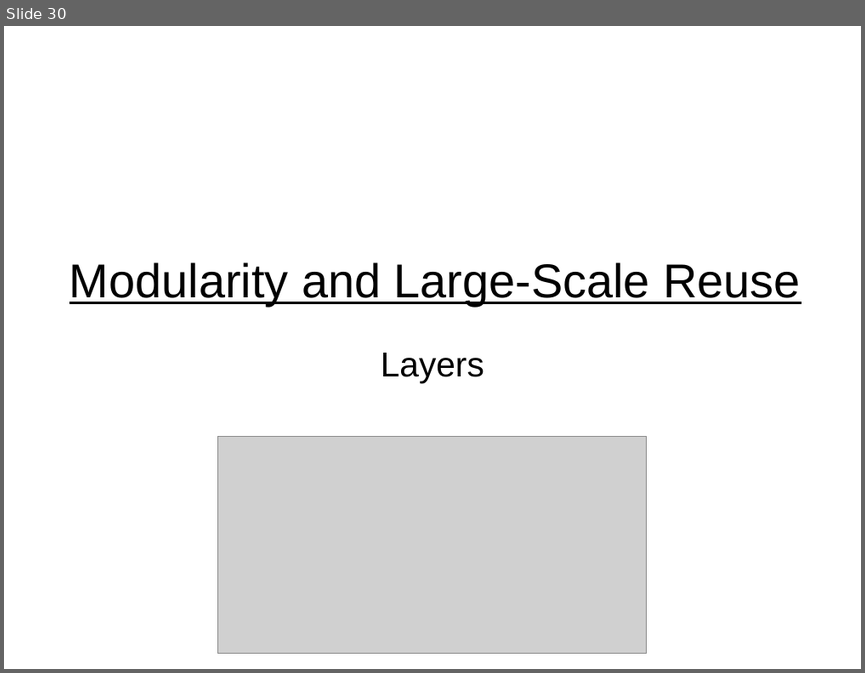
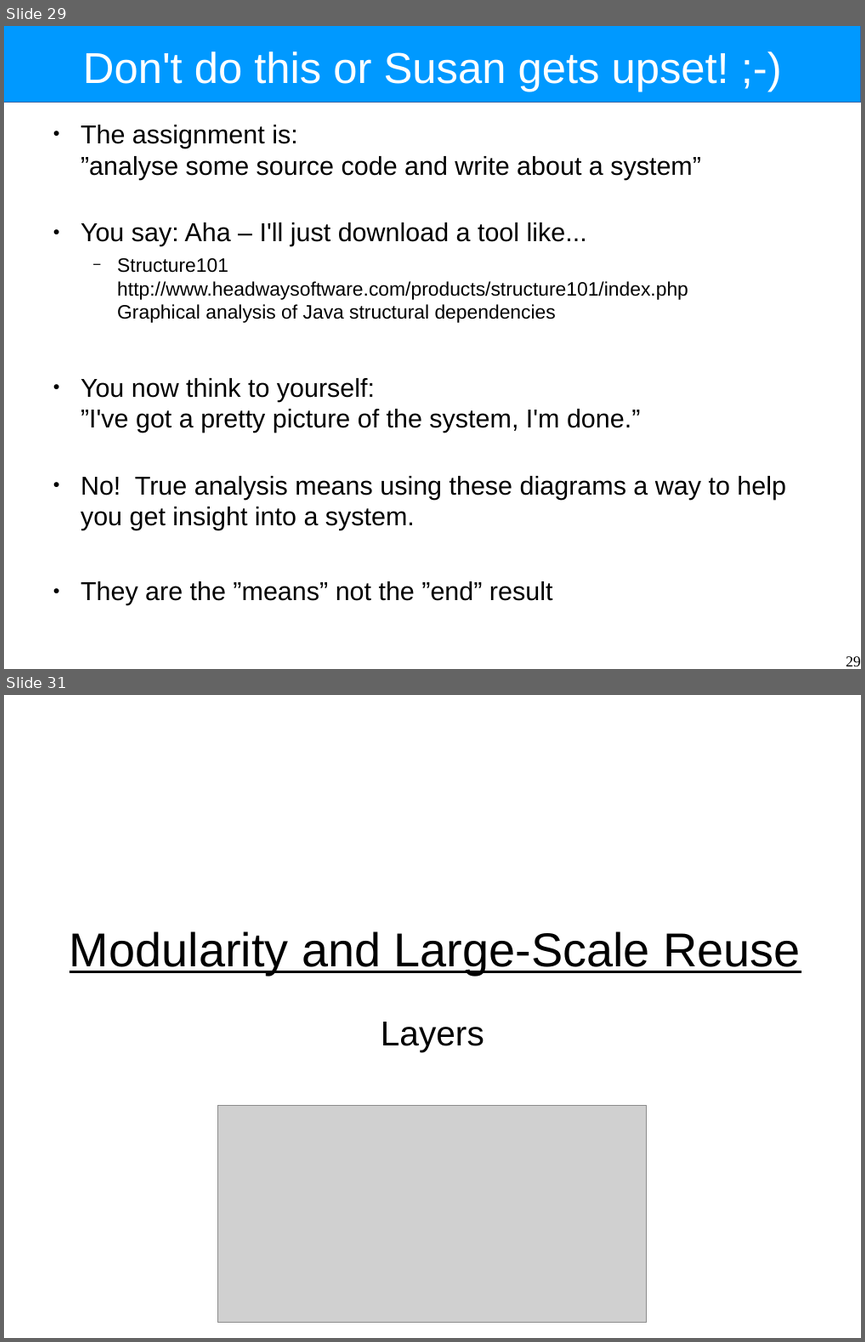
Before and after one commit to Intrinsarc/intrinsarc-evolve, a slide deck: Academic Work/lectures/system-structure.odp. Shown one above the other, each under a label of ours: slide 30 before the commit, slides 29 and 31 after it; the slides between them are not shown. The pictures are 865x673 and 865x1342 pixels, drawn with LibreOffice and Linux fonts; fonts in the diff are those of the drawing; grey boxes stand for pictures. Boxes give left, top, right and bottom in pixels: in the first picture for what was removed or moved away, otherwise in the second. Text is boxed around its words. In the diff, an @@ line names an element or a change of style, - is before the commit and + after.

```diff
--- a/Academic Work/lectures/system-structure.odp
+++ b/Academic Work/lectures/system-structure.odp
@@ slide 29 added at [4, 26, 861, 669], background #FFFFFF @@
@@ rectangle added at [4, 26, 861, 102], fill #0099FF, outline #3465A4 0 pt @@
@@ title added at [83, 52, 729, 92], 40 pt, text #FFFFFF @@
+Don't do this or Susan gets upset! ;-)
@@ text added at [80, 125, 786, 605], 24 pt, text #000000 @@
+● The assignment is:
+  ”analyse some source code and write about a system”
+● You say: Aha – I'll just download a tool like...
+  − Structure101
+    http://www.headwaysoftware.com/products/structure101/index.php
+    Graphical analysis of Java structural dependencies
+● You now think to yourself:
+  ”I've got a pretty picture of the system, I'm done.”
+● No! True analysis means using these diagrams a way to help you get insight into a system.
+● They are the ”means” not the ”end” result
@@ page number added at [846, 656, 861, 666], 14 pt, text #000000 @@
+29
@@ what was slide 30 is now slide 31 @@
```
Also in this commit, not shown: 14 slides changed, 9 other files.
